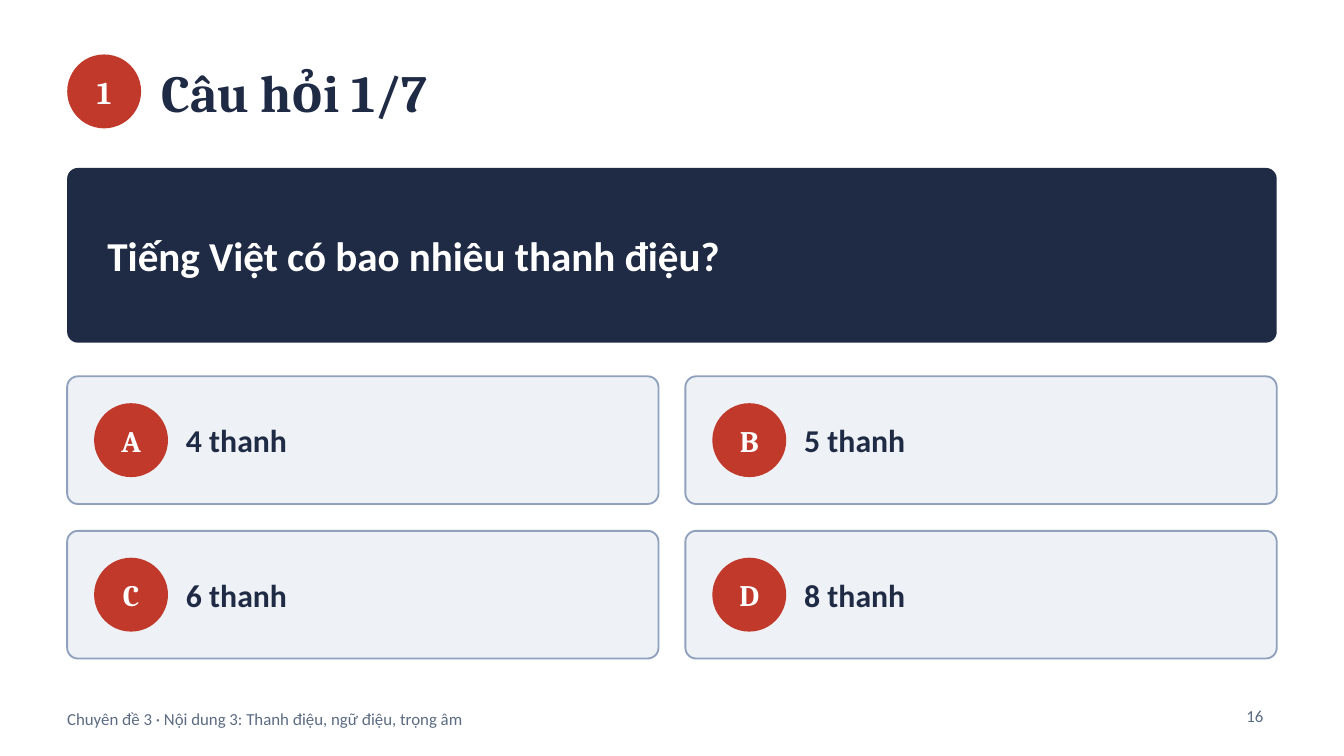
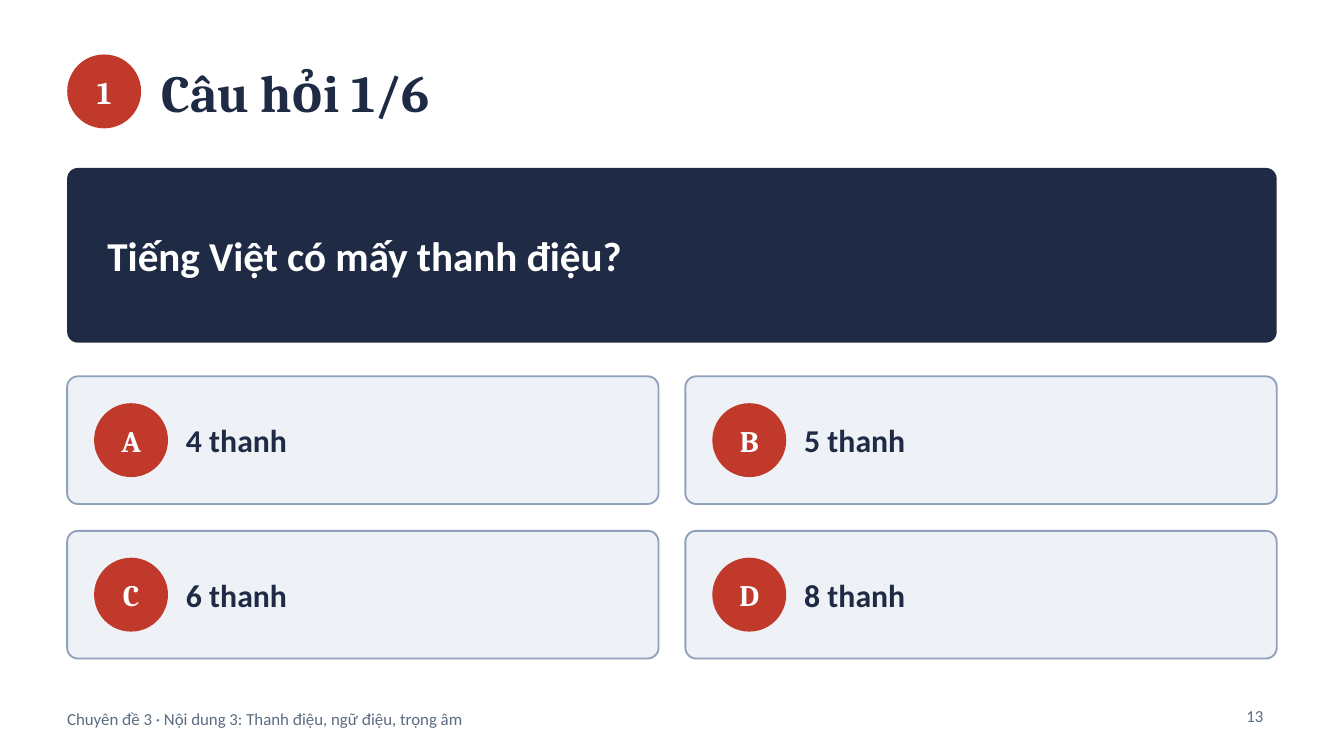
Before and after one commit to datpolime/Claude, a slide deck: slide 13 of Noi_dung_3_Thanh_dieu_ngu_dieu_trong_am.pptx (slide 16 before the commit). Drawn at 1344x756 pixels with LibreOffice and Linux fonts; fonts in the diff are those of the drawing. Boxes give left, top, right and bottom in pixels: in the first picture for what was removed or moved away, otherwise in the second. Text is boxed around its words. In the diff, an @@ line names an element or a change of style, - is before the commit and + after.

```diff
--- a/Noi_dung_3_Thanh_dieu_ngu_dieu_trong_am.pptx
+++ b/Noi_dung_3_Thanh_dieu_ngu_dieu_trong_am.pptx
@@ title at box(161, 75, 430, 119): text changed @@
-Câu hỏi 1/7
+Câu hỏi 1/6
@@ text at box(107, 240, 622, 279): text changed @@
-Tiếng Việt có bao nhiêu thanh điệu?
+Tiếng Việt có mấy thanh điệu?
@@ page number at box(1246, 711, 1263, 722): text changed @@
-16
+13
```
Also in this commit, not shown: 25 other slides changed, 5 slides added, 11 slides removed.
